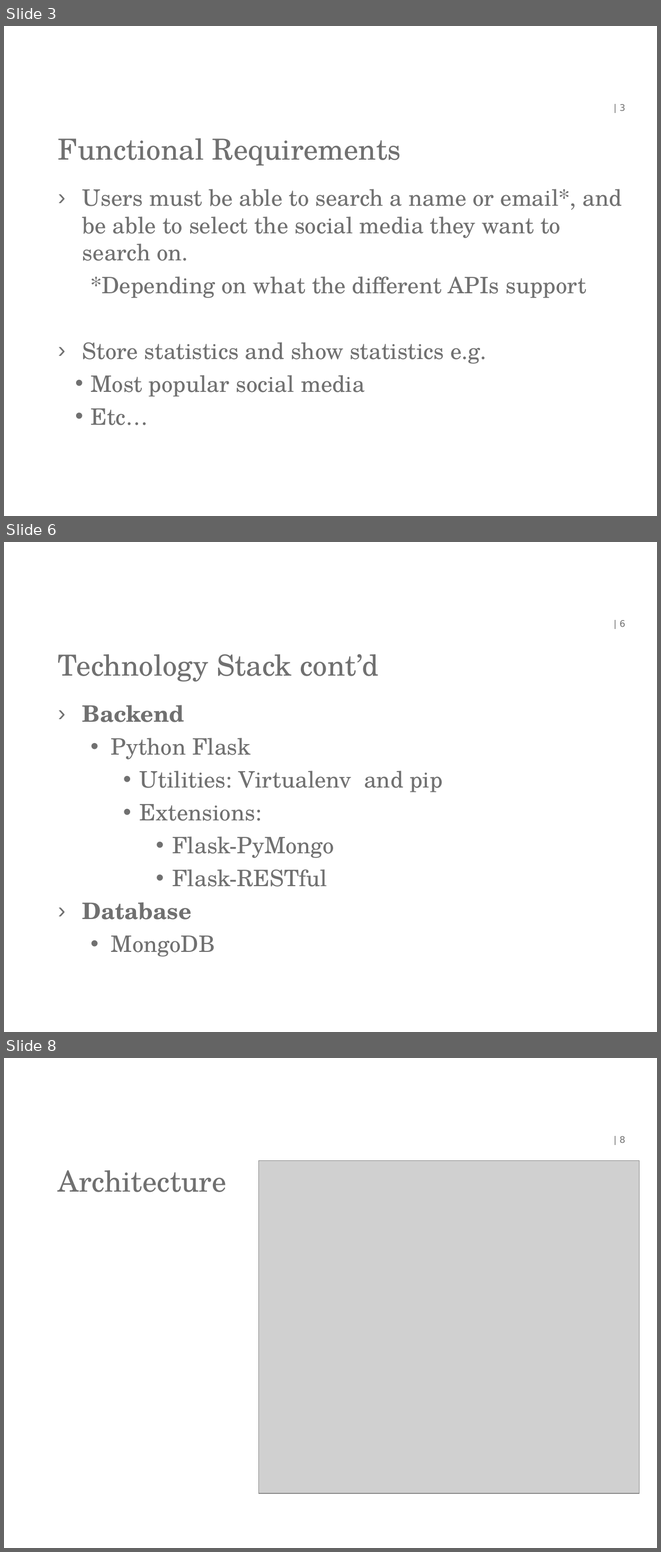
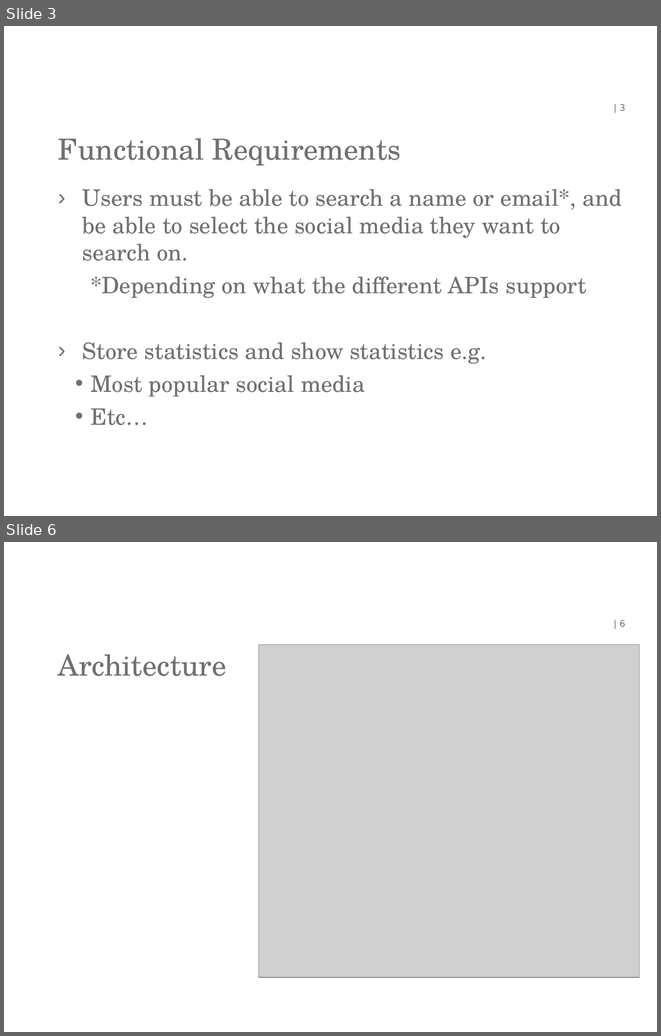
Before and after one commit to lauraBaakman/WACC-stalker, a slide deck: presentatie/WACC-Stalker.ppt. Shown one above the other, each under a label of ours: slides 3, 6 and 8 before the commit, slides 3 and 6 after it; the slides between them are not shown. The pictures are 661x1552 and 661x1036 pixels, drawn with LibreOffice and Linux fonts; fonts in the diff are those of the drawing; grey boxes stand for pictures; background and template pictures are left out. Boxes give left, top, right and bottom in pixels: in the first picture for what was removed or moved away, otherwise in the second. Text is boxed around its words. In the diff, an @@ line names an element or a change of style, - is before the commit and + after.

```diff
--- a/presentatie/WACC-Stalker.ppt
+++ b/presentatie/WACC-Stalker.ppt
@@ slide 6 removed at box(4, 542, 657, 1032), background #FFFFFF @@
@@ page number removed at box(619, 620, 625, 627) @@
-| 6
@@ title removed at box(58, 654, 379, 681) @@
-Technology Stack cont’d
@@ text removed at box(82, 705, 443, 956) @@
-› Backend
-  • Python Flask
-    • Utilities: Virtualenv and pip
-    • Extensions:
-      • Flask-PyMongo
-      • Flask-RESTful
-› Database
-  • MongoDB
@@ what was slide 8 is now slide 6 @@
```
Also in this commit, not shown: 3 slides changed, 1 other slide removed.
